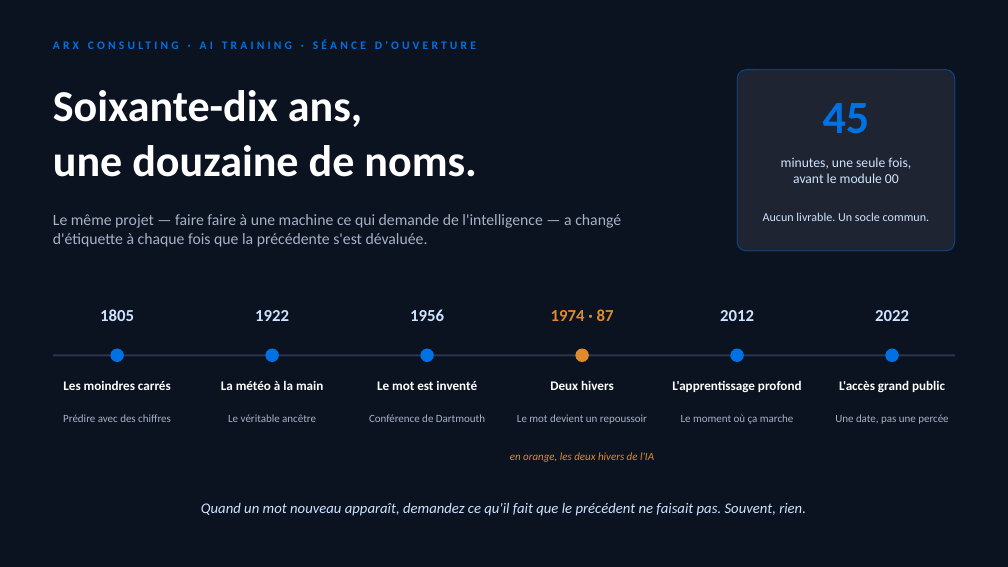
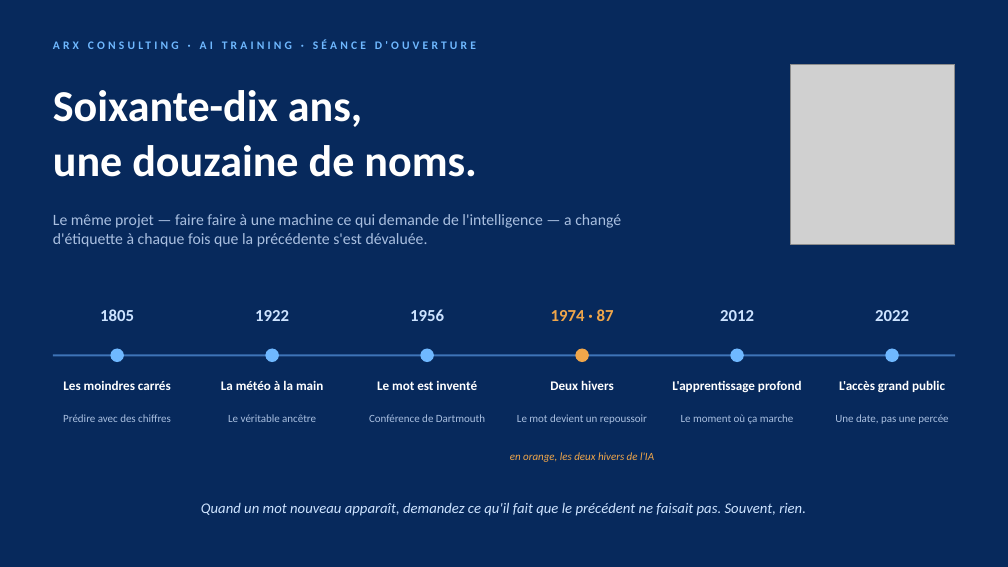
Before and after one commit to benoit-sigwald/training, a slide deck: slide 1 of slides/Genese-de-l-IA.pptx. Drawn at 1008x567 pixels with LibreOffice and Linux fonts; fonts in the diff are those of the drawing; grey boxes stand for pictures. Boxes give left, top, right and bottom in pixels: in the first picture for what was removed or moved away, otherwise in the second. Text is boxed around its words. In the diff, an @@ line names an element or a change of style, - is before the commit and + after.

Commit message:
logo: le fichier source contenait un damier de transparence en dur - detourage reel, version couleur pour le site et version blanche pour les slides; deck en fond bleu, encart 45 min retire, logo en grand, 6e diapo avec les 19 modules et un QR code

```diff
--- a/slides/Genese-de-l-IA.pptx
+++ b/slides/Genese-de-l-IA.pptx
@@ background #0B1220 to #07295C @@
@@ text "ARX CONSULTING · AI TRAINING ..." at box(375, 41, 382, 49): text colour #0071E3 to #6FB8FF @@
@@ rounded rectangle removed at box(737, 70, 955, 251) @@
@@ picture added at box(791, 64, 955, 244) @@
@@ text removed at box(823, 103, 870, 134) @@
-45
@@ text removed at box(781, 157, 911, 183) @@
-minutes, une seule fois,
-avant le module 00
@@ text removed at box(763, 212, 929, 221) @@
-Aucun livrable. Un socle commun.
@@ text "1974 · 87" at box(551, 309, 614, 321): text colour #E08A2E to #F0A64A @@
@@ line (53, 355) - (955, 355): stroke #2A3550 2 pt to #3E74B8 2 pt @@
@@ ellipse at box(575, 349, 589, 362): fill #E08A2E to #F0A64A @@
@@ fill #0071E3 to #6FB8FF in 5 elements at box(110, 349, 124, 362), box(265, 349, 279, 362), box(420, 349, 434, 362), box(730, 349, 744, 362), box(885, 349, 899, 362) @@
@@ text colour #A8B2C6 to #A9BFE0 in 7 elements at box(53, 214, 621, 247), box(63, 414, 171, 422), box(228, 414, 316, 422), box(369, 414, 485, 422), box(517, 414, 647, 424), box(681, 414, 794, 424), box(835, 414, 948, 424) @@
@@ text "en orange, les deux hivers ..." at box(510, 452, 654, 462): text colour #E08A2E to #F0A64A @@
```
Also in this commit, not shown: 4 other slides changed, 1 slide added, 5 other files.
